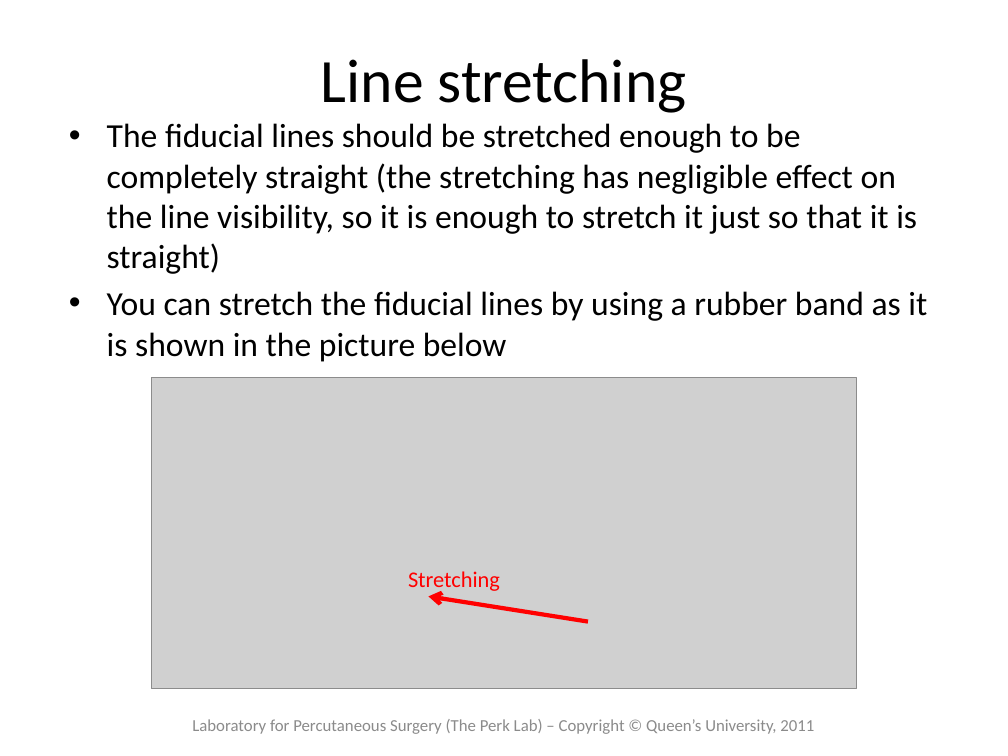
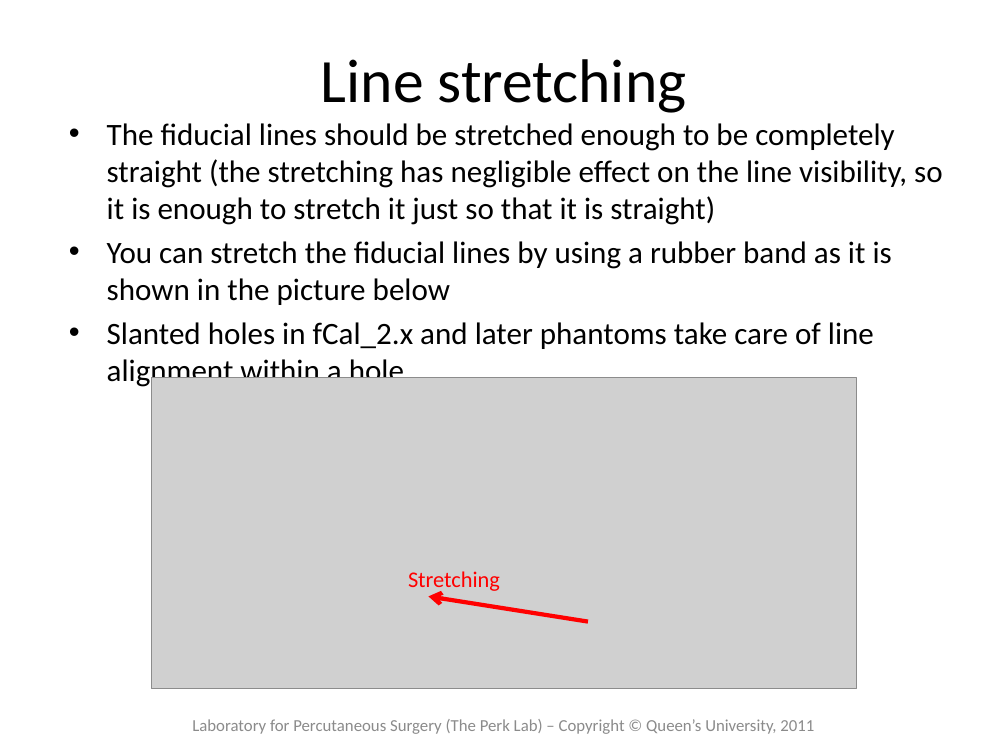
Before and after one commit to thewtex/Plus, a slide deck: slide 5 of doc/tutorials/PlusTutorialBuildingfCalPhantom.pptx (slide 7 before the commit). Drawn at 1008x756 pixels with LibreOffice and Linux fonts; fonts in the diff are those of the drawing; grey boxes stand for pictures. Boxes give left, top, right and bottom in pixels: in the first picture for what was removed or moved away, otherwise in the second. Text is boxed around its words. In the diff, an @@ line names an element or a change of style, - is before the commit and + after.

Commit message:
re #712: Updated fCal phantom building tutorial (new links, move obsolete fCal 1.x info to the appendix)

```diff
--- a/doc/tutorials/PlusTutorialBuildingfCalPhantom.pptx
+++ b/doc/tutorials/PlusTutorialBuildingfCalPhantom.pptx
@@ text at (x1=107, y1=123, x2=943, y2=305): size 24 to 22.2 pt in "The fiducial lines should be stretched enough ...", "You can stretch the fiducial lines by ..." @@
@@ text at (x1=107, y1=322, x2=874, y2=389): paragraph added @@
+• Slanted holes in fCal_2.x and later phantoms take care of line alignment within a hole.
```
Also in this commit, not shown: 4 other slides changed, 2 slides added, 2 other files.
